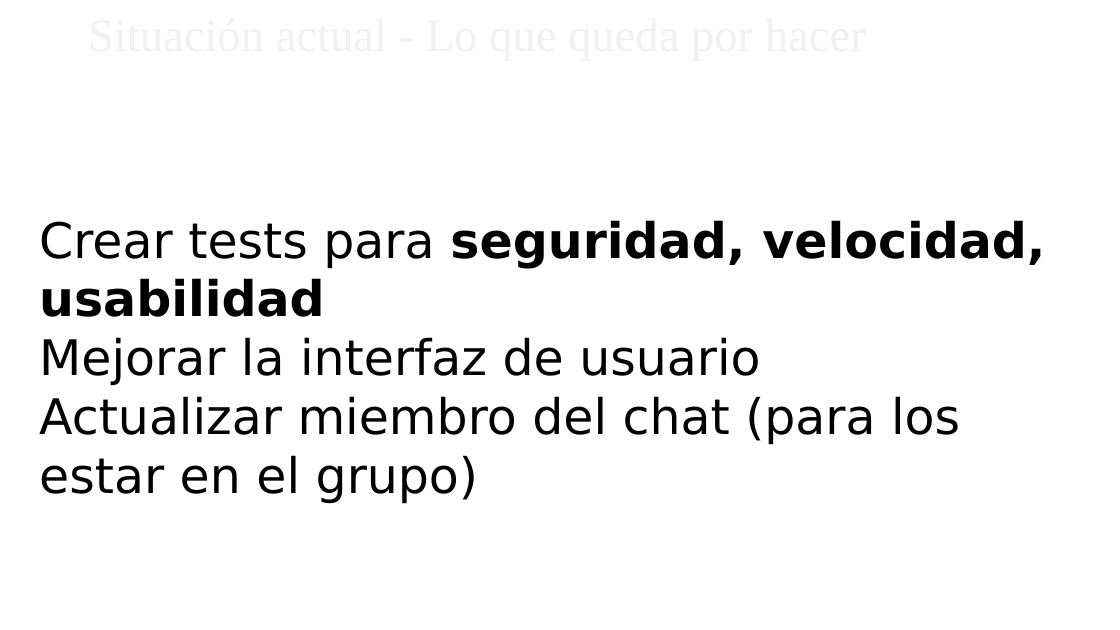
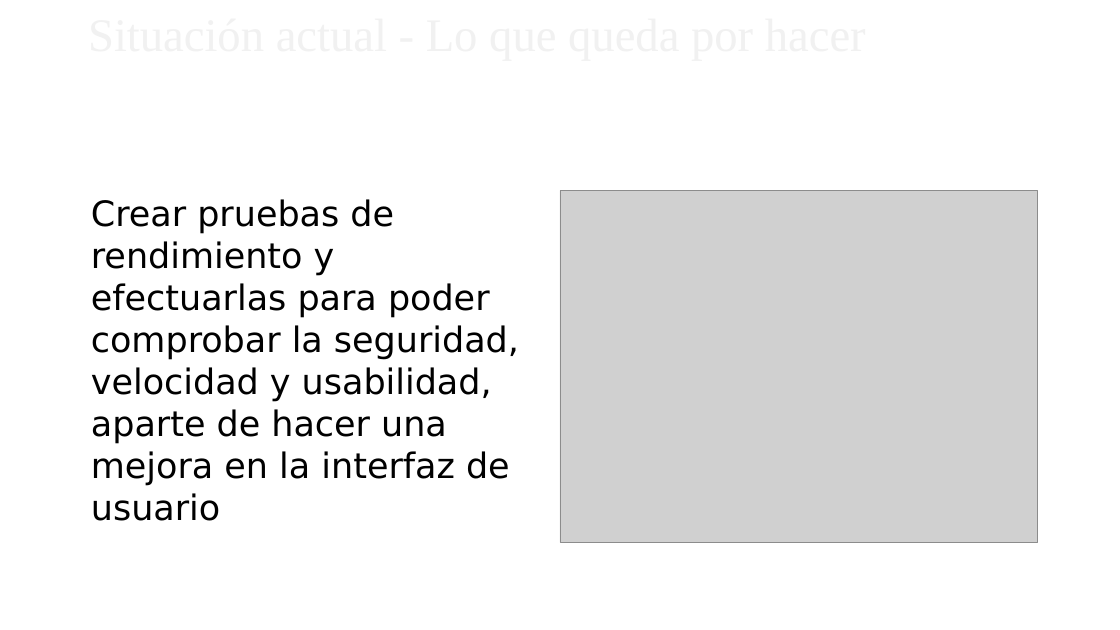
Before and after one commit to nconrad841/ConfiguracionDeServicios, a slide deck: slide 5 of Presentacion_2022_06_30.pptx (slide 6 before the commit). Drawn at 1120x630 pixels with LibreOffice and Linux fonts; fonts in the diff are those of the drawing; grey boxes stand for pictures; background and template pictures are left out. Boxes give left, top, right and bottom in pixels: in the first picture for what was removed or moved away, otherwise in the second. Text is boxed around its words. In the diff, an @@ line names an element or a change of style, - is before the commit and + after.

```diff
--- a/Presentacion_2022_06_30.pptx
+++ b/Presentacion_2022_06_30.pptx
@@ text at (x1=91, y1=199, x2=519, y2=521): text changed; size 42 to 30 pt @@
-Crear tests para seguridad, velocidad, usabilidad
-Mejorar la interfaz de usuario
-Actualizar miembro del chat (para los estar en el grupo)
+Crear pruebas de rendimiento y efectuarlas para poder comprobar la seguridad, velocidad y usabilidad, aparte de hacer una mejora en la interfaz de usuario
@@ picture added at (x1=560, y1=191, x2=1038, y2=543) @@
```
Also in this commit, not shown: 3 other slides changed, 1 slide added, 6 other files.
